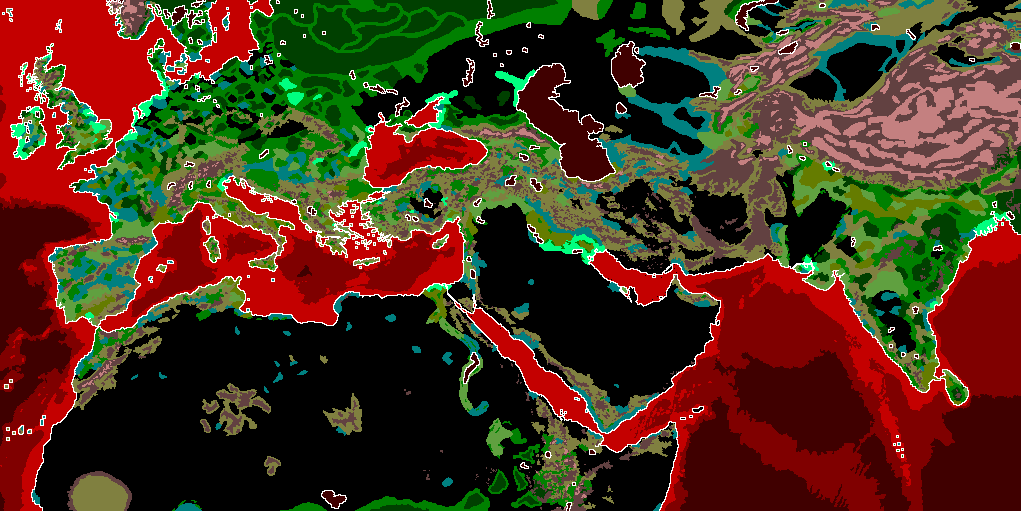
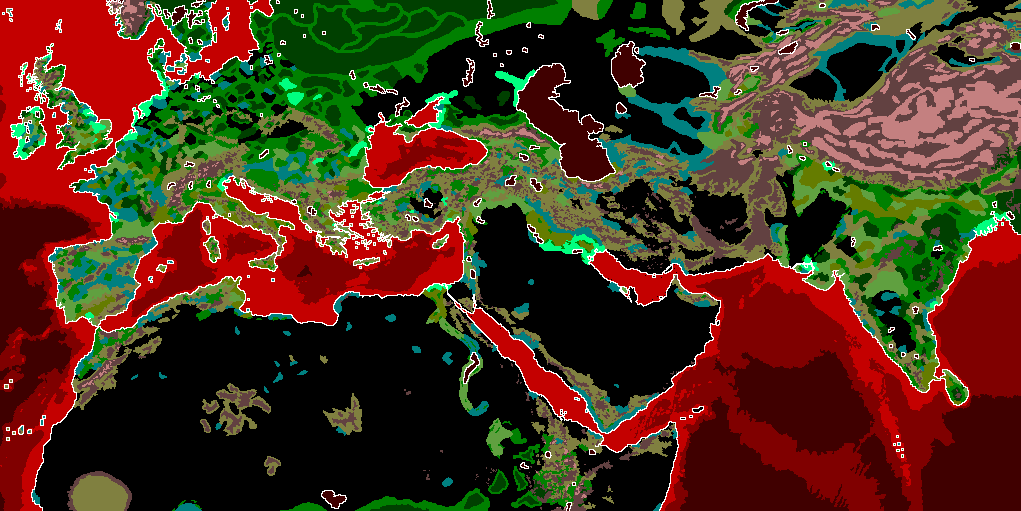
Revision of a layered (1021, 511) image; what changed, layer by layer:
painted on "map_ground_types" over [245, 141, 290, 185]
hid "map_climates" over [245, 141, 290, 185]
